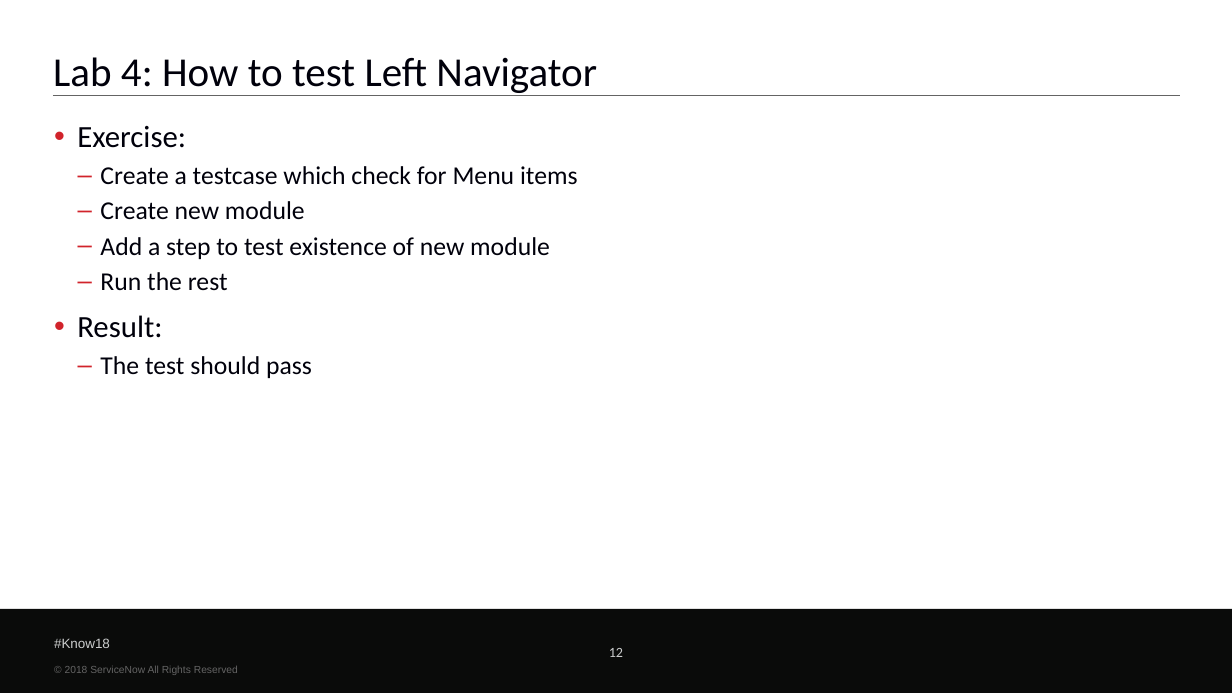
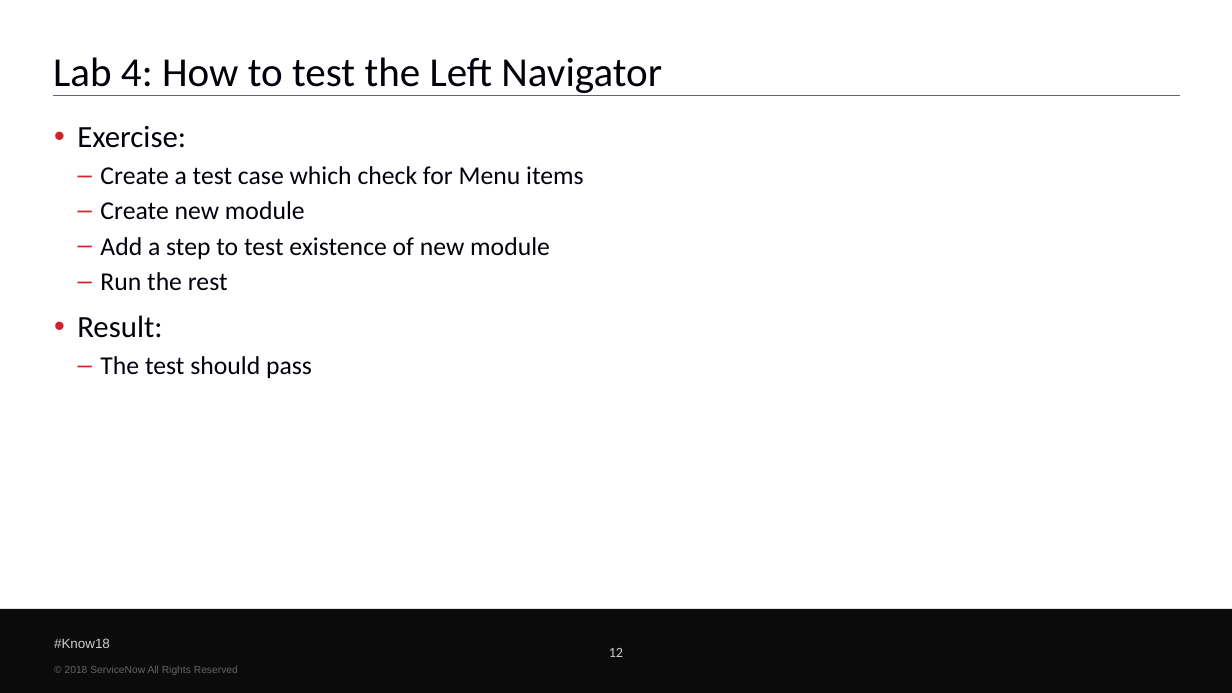
Before and after one commit to bsweets/CustomRobots, a slide deck: slide 12 of CC18 ATF.pptx. Drawn at 1232x693 pixels with LibreOffice and Linux fonts; fonts in the diff are those of the drawing; background and template pictures are left out. Boxes give left, top, right and bottom in pixels: in the first picture for what was removed or moved away, otherwise in the second. Text is boxed around its words. In the diff, an @@ line names an element or a change of style, - is before the commit and + after.

```diff
--- a/CC18 ATF.pptx
+++ b/CC18 ATF.pptx
@@ title at (x1=53, y1=57, x2=662, y2=96): text changed @@
-Lab 4: How to test Left Navigator
+Lab 4: How to test the Left Navigator
@@ text at (x1=100, y1=166, x2=584, y2=185): spaces changed @@
-  – Create a testcase which check for Menu items
+  – Create a test case which check for Menu items
```
Also in this commit, not shown: 6 other slides changed, 2 other files.
